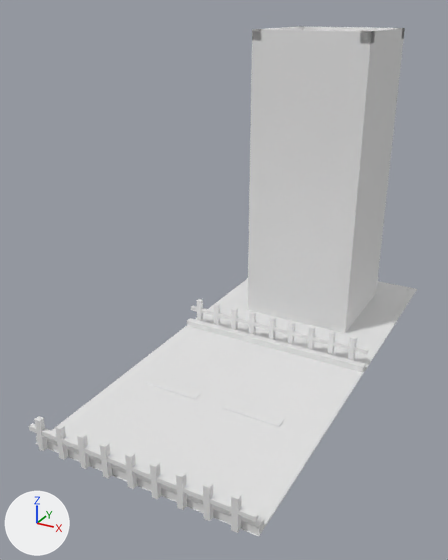
Renders of the Blender file LowPolyCity.Blender/scene.blend from each side of a commit.
Rendered twice from a 50 mm camera at (45.9, -101.8, 64.5) aimed at (-5.0, -9.3, 18.2). Lighting does not change. The marker at lower left points along +X, +Y and +Z.

In view in the first picture: 'BuildingGround', 'Cube.018', 'Cube.019', 'Cube.020', 'Road', 'RoadBorderFar', 'RoadBorderNear', 'RoadBorderNear.001', 'RoadBorderNear.002'.
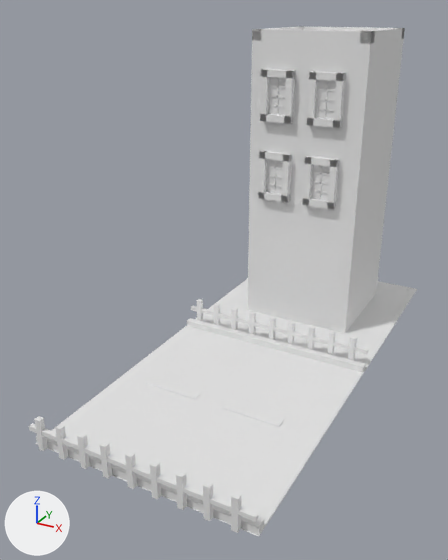
Boxes [x1, y1, x2, y2] around the edits, measured in the pictures (448 x 560 px):
'Cube.022', added: after [307, 71, 346, 128]
'Cube.024', added: after [260, 69, 295, 123]
'Cube.028', added: after [303, 156, 339, 209]
'Cube.026', added: after [258, 150, 292, 202]
'Pane.002', added: after [316, 80, 336, 119]
'Pane', added: after [268, 77, 286, 115]
'Pane.003', added: after [311, 165, 330, 200]
'Pane.001', added: after [266, 159, 283, 194]
'Cube.023', added: after [316, 80, 335, 119]
'Cube.025', added: after [268, 77, 286, 115]
'Cube.029', added: after [311, 166, 329, 200]
'Cube.027', added: after [266, 160, 282, 193]

The edits, one by one:
Mesh me_cube_040 is new.
It consists of a box spanning x -1.0..1.0, y -1.0..1.0, z -1.0..1.0; a box spanning x -38.7..11.3, y -1.0..1.0, z -0.1..0.1; a box spanning x -26.0..-24.0, y -1.0..1.0, z -1.0..1.0; a box spanning x -13.3..-11.3, y -1.0..1.0, z -1.0..1.0.
Mesh me_cube_038 is new.
It consists of a box spanning x -1.0..1.0, y -1.0..1.0, z -1.0..1.0; a box spanning x 0.73..1.0, y -1.0..1.0, z -1.0..8.9; a box spanning x -1.0..-0.73, y -1.0..1.0, z -1.0..8.9; a box spanning x -1.0..1.0, y -1.0..1.0, z 6.9..8.9.
Object 'Pane.003' (ob_pane_003) is new; it shows a copy of the mesh of ob_roadbordernear_002.
Its location is (4.2, 14.0, 32.7).
Its scale is (2.01, -0.117, 3.7).
Object 'Cube.029' (ob_cube_029) is new; it shows me_cube_040.
Its location is (4.3, 14.0, 30.6).
Its rotation in degrees is (0, 90, 0).
Its scale is (0.148, 0.275, 2.25).
Object 'Cube.028' (ob_cube_028) is new; it shows me_cube_038.
Its location is (7.0, 13.6, 32.6).
Its rotation in degrees is (0, -90, 0).
Its scale is (4.89, 0.679, 0.665).
Object 'Pane.001' (ob_pane_001) is new; it shows a copy of the mesh of ob_roadbordernear_002.
Its location is (-5.7, 14.0, 32.7).
Its scale is (2.01, -0.117, 3.7).
Object 'Cube.027' (ob_cube_027) is new; it shows a copy of me_cube_040.
Its location is (-5.7, 14.0, 30.6).
Its rotation in degrees is (0, 90, 0).
Its scale is (0.148, 0.275, 2.25).
Object 'Cube.026' (ob_cube_026) is new; it shows a copy of me_cube_038.
Its location is (-3.0, 13.6, 32.6).
Its rotation in degrees is (0, -90, 0).
Its scale is (4.89, 0.679, 0.665).
Object 'Pane.002' (ob_pane_002) is new; it shows a copy of the mesh of ob_roadbordernear_002.
Its location is (4.2, 14.0, 48.6).
Its scale is (2.01, -0.117, 3.7).
Object 'Cube.023' (ob_cube_023) is new; it shows a copy of me_cube_040.
Its location is (4.3, 14.0, 46.6).
Its rotation in degrees is (0, 90, 0).
Its scale is (0.148, 0.275, 2.25).
Object 'Cube.022' (ob_cube_022) is new; it shows a copy of me_cube_038.
Its location is (7.0, 13.6, 48.6).
Its rotation in degrees is (0, -90, 0).
Its scale is (4.89, 0.679, 0.665).
Object 'Pane' (ob_pane) is new; it shows a copy of the mesh of ob_roadbordernear_002.
Its location is (-5.7, 14.0, 48.6).
Its scale is (2.01, -0.117, 3.7).
Object 'Cube.025' (ob_cube_025) is new; it shows a copy of me_cube_040.
Its location is (-5.7, 14.0, 46.6).
Its rotation in degrees is (0, 90, 0).
Its scale is (0.148, 0.275, 2.25).
Object 'Cube.024' (ob_cube_024) is new; it shows a copy of me_cube_038.
Its location is (-3.0, 13.6, 48.6).
Its rotation in degrees is (0, -90, 0).
Its scale is (4.89, 0.679, 0.665).
